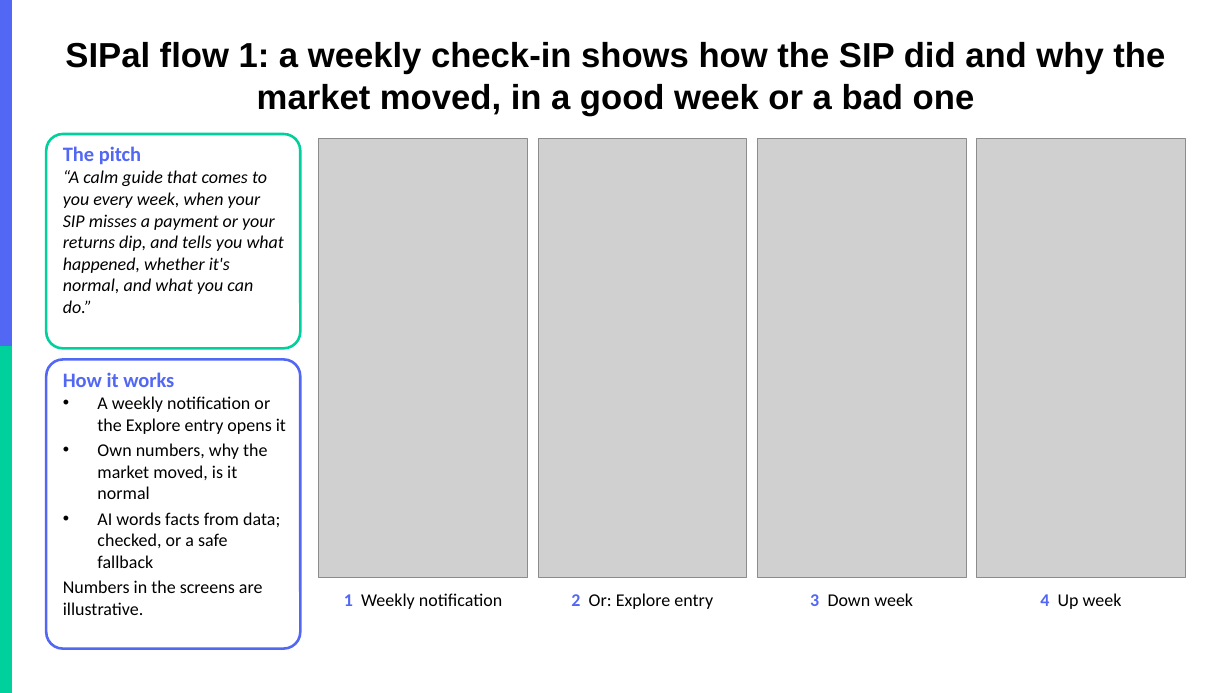
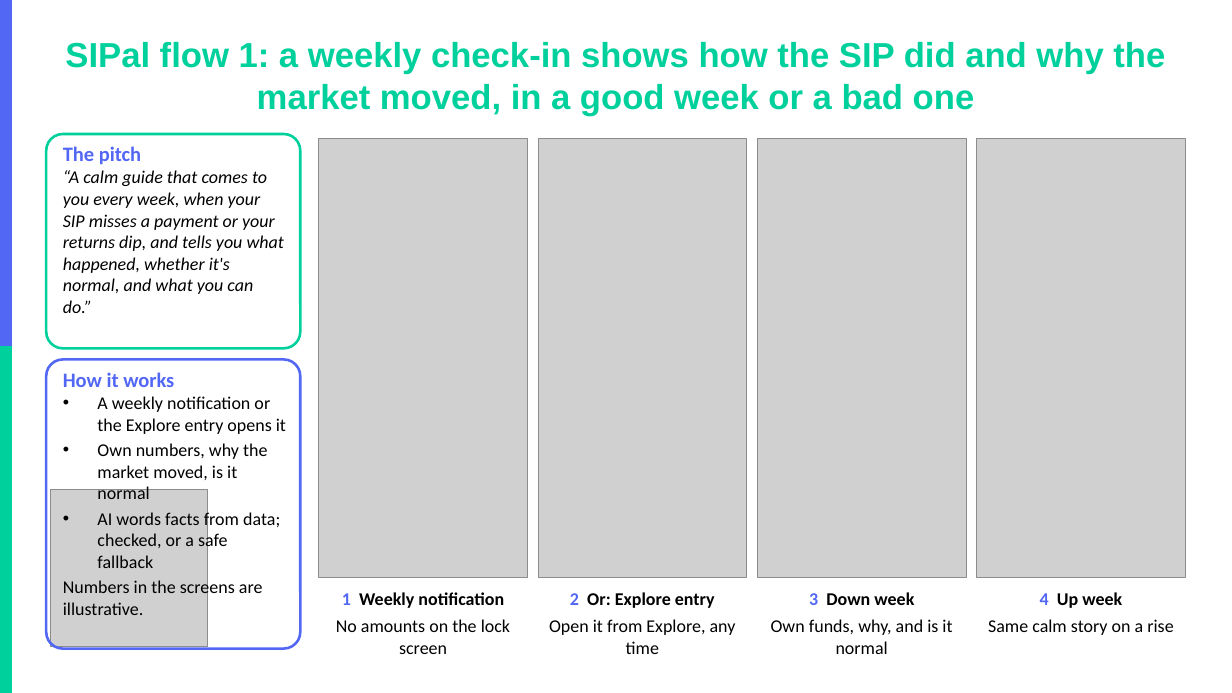
Before and after one commit to akarshita711/NEXTLEAP_GRAD_PROJECT_groww_SIP_research, a slide deck: slide 8 of deck/NL_Groww.pptx. Drawn at 1232x693 pixels with LibreOffice and Linux fonts; fonts in the diff are those of the drawing; grey boxes stand for pictures; background and template pictures are left out. Boxes give left, top, right and bottom in pixels: in the first picture for what was removed or moved away, otherwise in the second. Text is boxed around its words. In the diff, an @@ line names an element or a change of style, - is before the commit and + after.

```diff
--- a/deck/NL_Groww.pptx
+++ b/deck/NL_Groww.pptx
@@ title "SIPal flow 1: a weekly ..." at (x1=65, y1=42, x2=1165, y2=116): text colour #000000 to #00D09C @@
@@ rounded rectangle at (x1=46, y1=360, x2=300, y2=649): fill #FFFFFF to none @@
@@ picture added at (x1=51, y1=490, x2=208, y2=647) @@
@@ text "1 Weekly notification" at (x1=342, y1=592, x2=504, y2=608): bold on @@
@@ text "2 Or: Explore entry" at (x1=570, y1=592, x2=715, y2=608): bold on @@
@@ text "3 Down week" at (x1=809, y1=592, x2=914, y2=605): bold on in "Down week" @@
@@ text "4 Up week" at (x1=1040, y1=592, x2=1122, y2=608): bold on in "Up week" @@
@@ text added at (x1=336, y1=619, x2=510, y2=654), 14 pt, text #000000 @@
+No amounts on the lock screen
@@ text added at (x1=549, y1=619, x2=736, y2=654), 14 pt, text #000000 @@
+Open it from Explore, any time
@@ text added at (x1=771, y1=619, x2=952, y2=654), 14 pt, text #000000 @@
+Own funds, why, and is it normal
@@ text added at (x1=988, y1=619, x2=1173, y2=635), 14 pt, text #000000 @@
+Same calm story on a rise
```
Also in this commit, not shown: 9 other slides changed, 19 other files.
